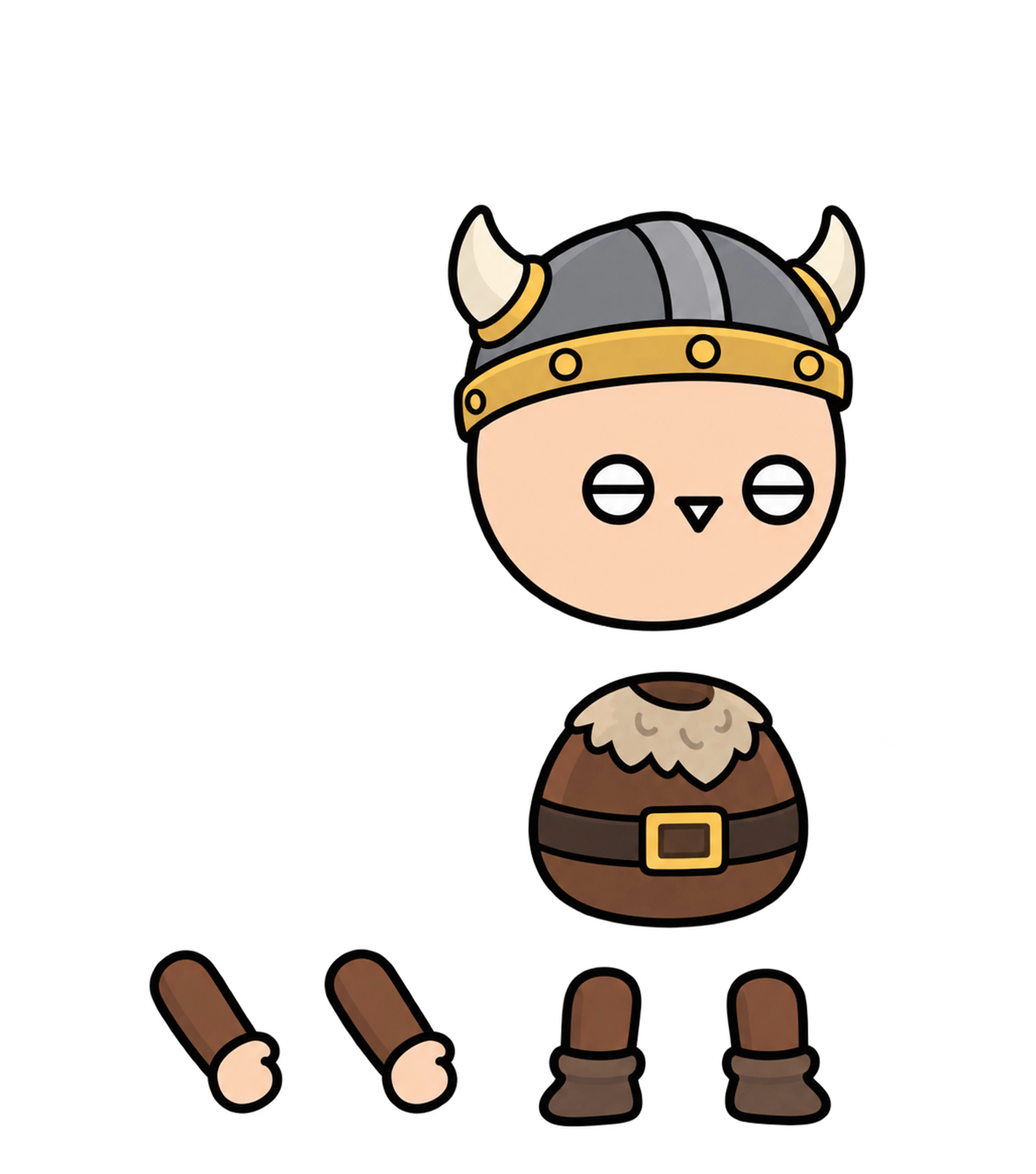
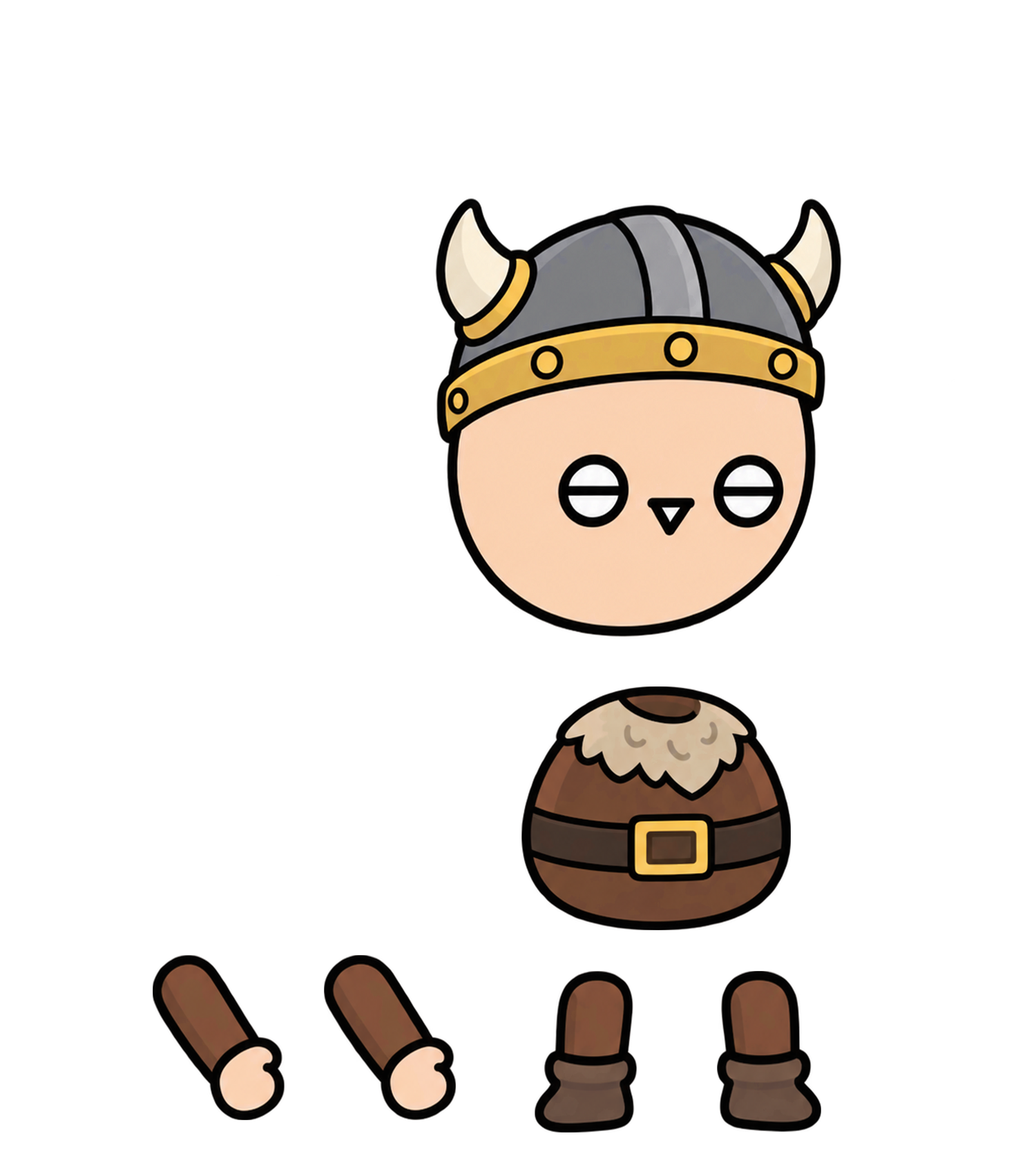
Layered file, before and after one edit (1036 × 1174). Changes by layer:
painted on "머리" over bbox(285, 196, 866, 639)
painted on "몸통" over bbox(521, 671, 811, 930)
painted on "팔1" over bbox(147, 948, 285, 1120)
painted on "팔2" over bbox(322, 947, 460, 1120)
painted on "다리1" over bbox(534, 965, 647, 1133)
painted on "다리2" over bbox(716, 967, 832, 1132)
